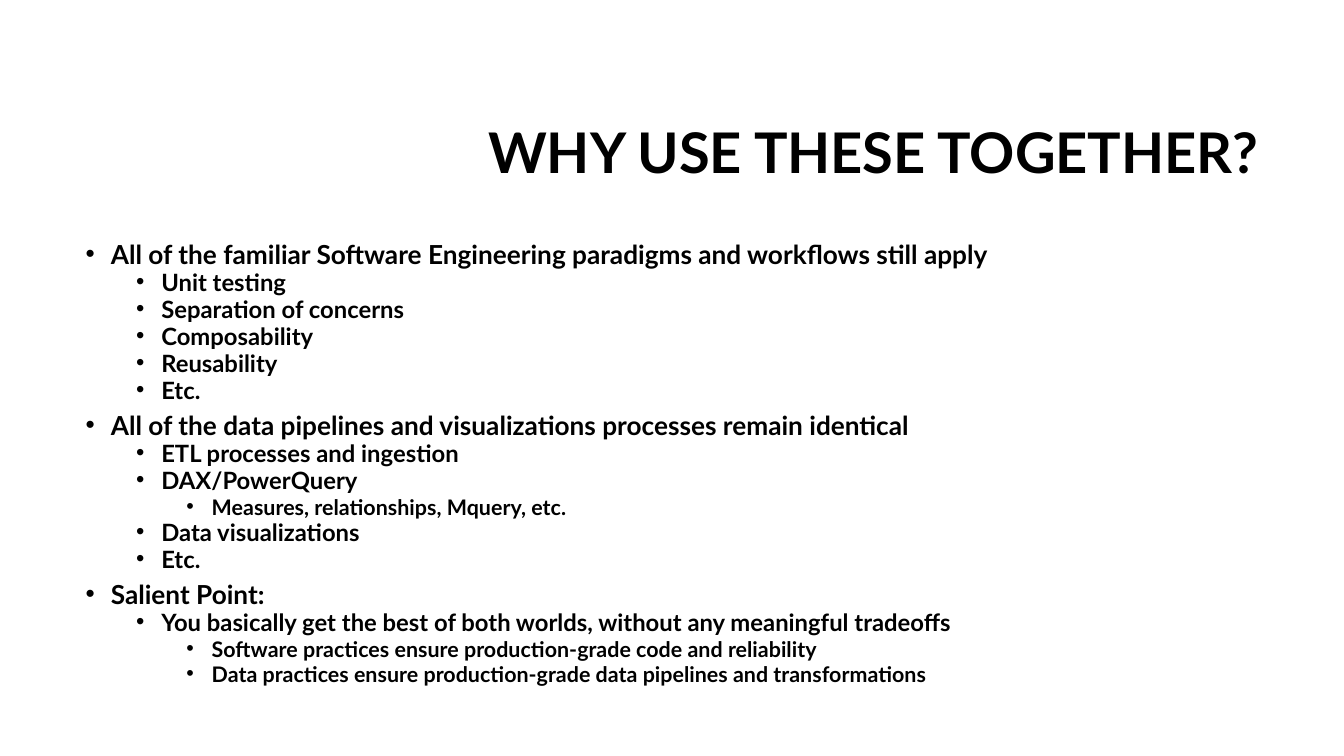
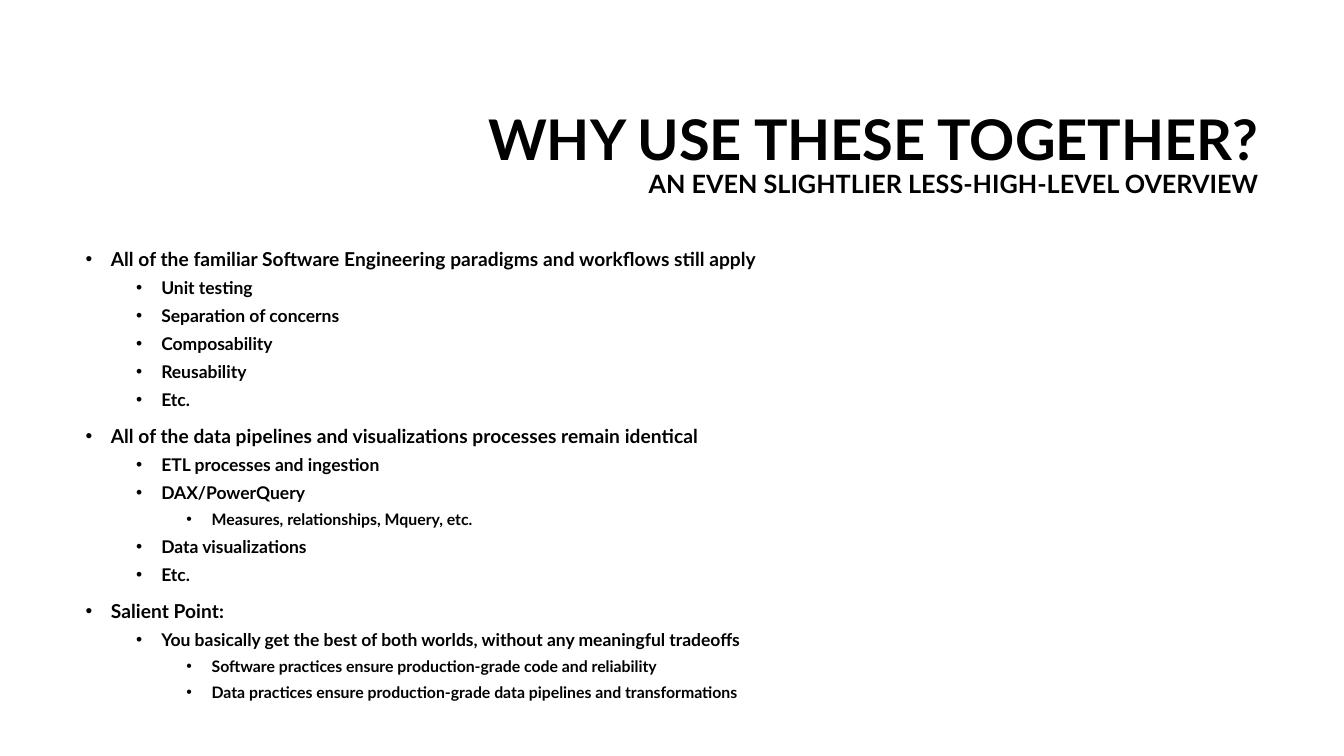
Before and after one commit to mjn1021/bubbles, a slide deck: slide 6 of docs/Power BI & React.pptx (slide 4 before the commit). Drawn at 1344x756 pixels with LibreOffice and Linux fonts; fonts in the diff are those of the drawing; background and template pictures are left out. Boxes give left, top, right and bottom in pixels: in the first picture for what was removed or moved away, otherwise in the second. Text is boxed around its words. In the diff, an @@ line names an element or a change of style, - is before the commit and + after.

```diff
--- a/docs/Power BI & React.pptx
+++ b/docs/Power BI & React.pptx
@@ title at [488, 119, 1259, 194]: text changed; size 40 to 18 pt @@
-WHY USE THESE TOGETHER?
+WHY USE THESE TOGETHER?
+AN EVEN SLIGHTLIER LESS-HIGH-LEVEL OVERVIEW
@@ text "All of the familiar Software ..." at [111, 251, 756, 701]: size 18.7 to 13.8 pt in "All of the familiar Software Engineering paradigms ...", "All of the data pipelines and visualizations ...", "Salient Point:"; size 17 to 12.5 pt in "Unit testing", "Separation of concerns", "Composability", "Reusability" and 6 more places; size 15.3 to 11.2 pt in "Measures, relationships, Mquery, etc.", "Software practices ensure production-grade code and reliabil ...", "Data practices ensure production-grade data pipelines and ..."; line spacing 0.7 to 1 @@
```
Also in this commit, not shown: 3 other slides changed, 2 slides added.
